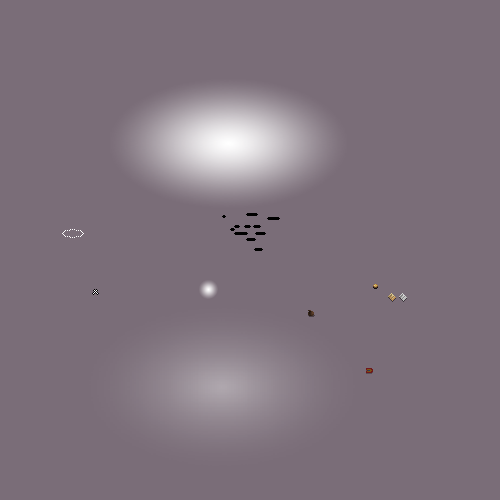
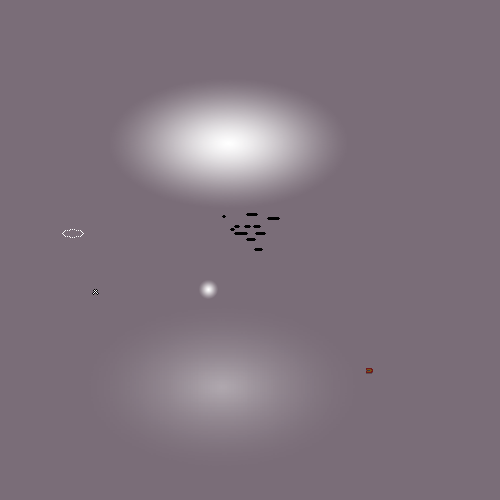
Two versions of the same layered image (500×500). Layer-by-layer changes:
removed group "Coin" (4 layers) over box(373, 284, 378, 289)
removed layer "Coin01.png" from group "Coin" over box(373, 284, 378, 289)
removed layer "Coin02.png" from group "Coin" over box(373, 284, 378, 289)
removed layer "Coin03.png" from group "Coin" over box(373, 284, 378, 289)
removed layer "Coin04.png" from group "Coin" over box(373, 284, 378, 289)
removed group "BibleSheet" (2 layers) over box(388, 293, 407, 302)
removed layer "BibleSheetWhite.png" from group "BibleSheet" over box(399, 293, 407, 302)
removed layer "BibleSheetYellow.png" from group "BibleSheet" over box(388, 293, 396, 302)
removed layer "Sack.png" over box(308, 310, 315, 317)
